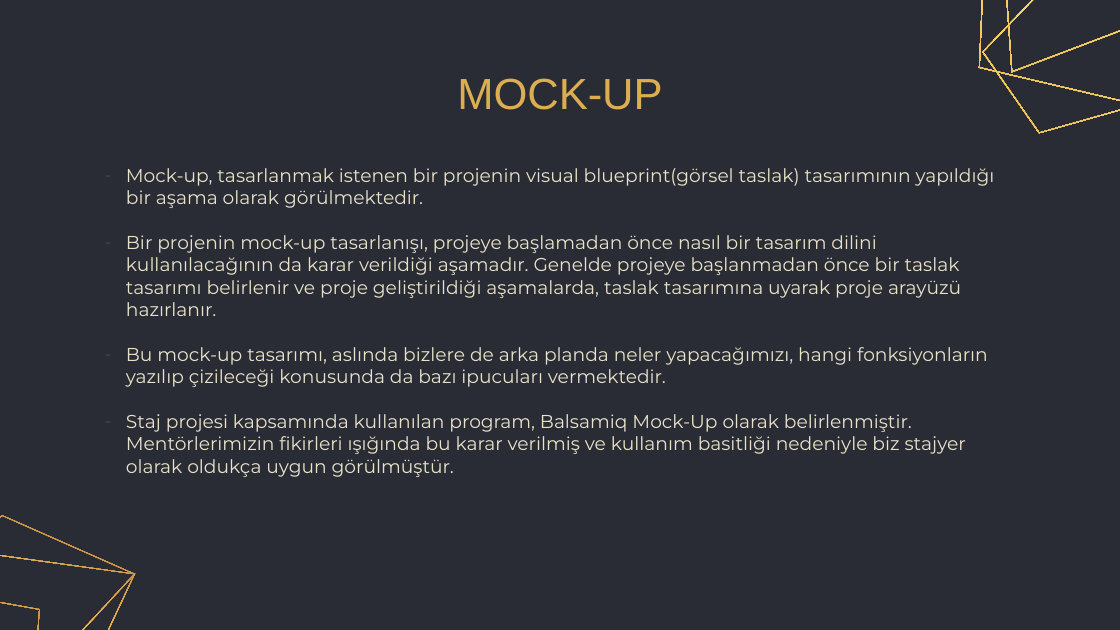
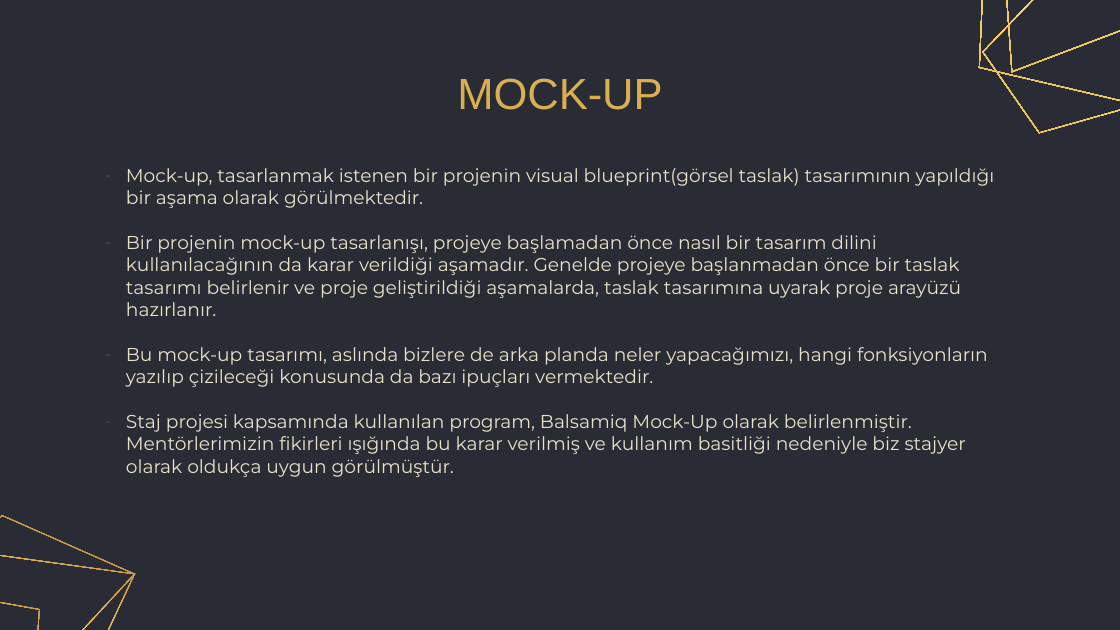
Before and after one commit to cmlblbn/Emlak_Yorumlari.com, a slide deck: slide 31 of Project_presentation/Project_presentation.pptx. Drawn at 1120x630 pixels with LibreOffice and Linux fonts; fonts in the diff are those of the drawing. Boxes give left, top, right and bottom in pixels: in the first picture for what was removed or moved away, otherwise in the second. Text is boxed around its words. In the diff, an @@ line names an element or a change of style, - is before the commit and + after.

```diff
--- a/Project_presentation/Project_presentation.pptx
+++ b/Project_presentation/Project_presentation.pptx
@@ subtitle at [126, 347, 988, 387]: text changed @@
-– Bu mock-up tasarımı, aslında bizlere de arka planda neler yapacağımızı, hangi fonksiyonların yazılıp çizileceği konusunda da bazı ipucuları vermektedir.
+– Bu mock-up tasarımı, aslında bizlere de arka planda neler yapacağımızı, hangi fonksiyonların yazılıp çizileceği konusunda da bazı ipuçları vermektedir.
```
Also in this commit, not shown: 1 other slide changed.
